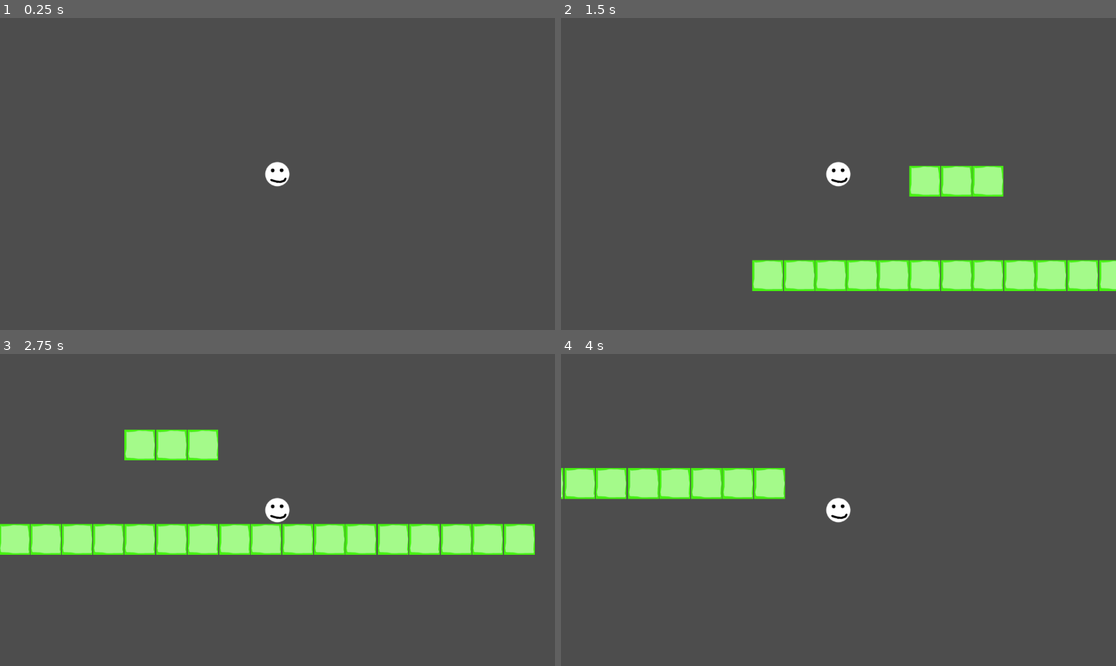
Above: before the commit, frames 1-4 (two rows, left to right).
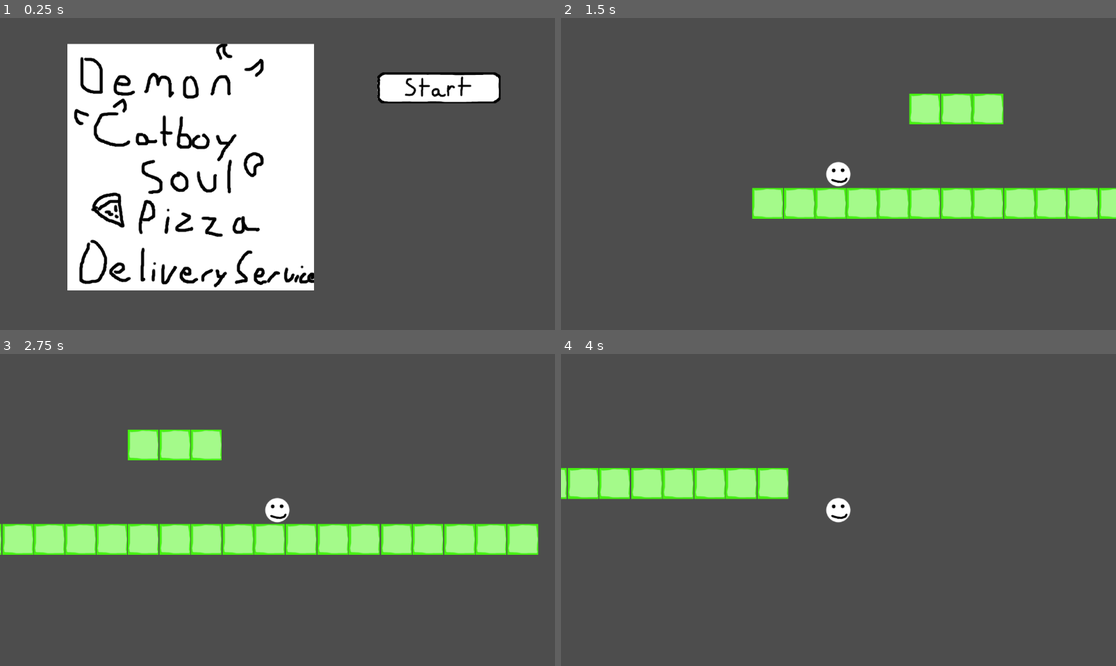
Above: after the commit, the same moments.

Repository: Slabity/LudumDare53
Game: Godot game, scene res://src/SceneTM/main_menu.tscn
Same seed, same stepped clock (60 frames per second), same inputs: the game is played once before the commit and once after it. Before the commit the project starts from res://src/SceneTM/main_level.tscn.
Inputs (mouse positions are in pixels of both pictures, inside the frame that each line leads up to):
- Up to frame 1 (0.25 s): no input
- Up to frame 2 (1.5 s): click (999, 86) at 0.52 s; tap Enter (ui_accept) at 1.25 s; move the mouse to (960, 158) at 1.27 s; hold Right (ui_right) from 1.28 s (still down); hold Shift from 1.28 s (still down); click (960, 158) at 1.42 s
- Up to frame 3 (2.75 s): tap Enter (ui_accept) at 1.52 s; release Right (ui_right) at 2 s; release Shift at 2 s; drag from (166, 525) to (249, 572) at 2.02 s
- Up to frame 4 (4 s): tap Enter (ui_accept) at 2.75 s; move the mouse to (894, 441) at 2.77 s; hold Right (ui_right) 2.78-3.5 s; tap Ctrl at 2.85 s; click (894, 441) at 2.92 s; drag from (810, 572) to (672, 463) at 3.52 s

The runs differ from the first frame. In frame 1, 37% of the frame differs, in the area x 12-91%, y 8-88%; in frame 2, 16%; in frame 3, 2.8%; in frame 4, 1.1%.

Commit message:
Basic menu
basic menu with an attempt at a transition animation that doesn't work

Diff:
--- /dev/null
+++ b/SceneTransition.gd
@@ -0,0 +1,17 @@
+extends ColorRect
+
+
+# Called when the node enters the scene tree for the first time.
+func _ready():
+	pass # Replace with function body.
+
+
+# Called every frame. 'delta' is the elapsed time since the previous frame.
+func _process(delta):
+	pass
+
+func change_scene(target: String) -> void:
+	$AnimationPlayer.play('Fade')
+	await $AnimationPlayer.animation_finished
+	get_tree().change_scene_to_file(target)
+	$AnimationPlayer.play_backwards('Fade')
--- a/project.godot
+++ b/project.godot
@@ -11,8 +11,12 @@
 [application]
 
 config/name="Ludum Dare 53"
-run/main_scene="res://src/SceneTM/main_level.tscn"
+run/main_scene="res://src/SceneTM/main_menu.tscn"
 config/features=PackedStringArray("4.0", "Forward Plus")
+
+[autoload]
+
+SceneTransition="*res://src/SceneTM/scene_transition.tscn"
 
 [editor_plugins]
 
--- /dev/null
+++ b/src/SceneTM/StartButton.gd
@@ -0,0 +1,14 @@
+extends TextureButton
+
+
+# Called when the node enters the scene tree for the first time.
+func _ready():
+	pass # Replace with function body.
+
+
+# Called every frame. 'delta' is the elapsed time since the previous frame.
+func _process(delta):
+	pass
+
+func _pressed():
+	get_tree().change_scene_to_file("res://src/SceneTM/main_level.tscn")
--- /dev/null
+++ b/src/SceneTM/main_menu.tscn
@@ -0,0 +1,21 @@
+[gd_scene load_steps=5 format=3 uid="uid://bgh2d1t4q5i8a"]
+
+[ext_resource type="Texture2D" uid="uid://dnhflf1ukug8g" path="res://src/Sprites/ALogoOfAllTime.png" id="1_nw2gp"]
+[ext_resource type="Texture2D" uid="uid://dcydcccis7t5y" path="res://src/Sprites/StartButtonAttempt1.png" id="2_elqvy"]
+[ext_resource type="Texture2D" uid="uid://xs4fw1c65ool" path="res://src/Sprites/StartButtonAttempt1Pressed.png" id="3_mag7s"]
+[ext_resource type="Script" path="res://src/SceneTM/StartButton.gd" id="4_0u2yb"]
+
+[node name="MainMenu" type="Node2D"]
+
+[node name="Sprite2D" type="Sprite2D" parent="."]
+position = Vector2(396, 310)
+texture = ExtResource("1_nw2gp")
+
+[node name="TextureButton" type="TextureButton" parent="."]
+offset_left = 783.0
+offset_top = 113.0
+offset_right = 1040.0
+offset_bottom = 177.0
+texture_normal = ExtResource("2_elqvy")
+texture_pressed = ExtResource("3_mag7s")
+script = ExtResource("4_0u2yb")
--- /dev/null
+++ b/src/SceneTM/scene_transition.tscn
@@ -0,0 +1,56 @@
+[gd_scene load_steps=5 format=3 uid="uid://blmscuhtfw2m0"]
+
+[ext_resource type="Script" path="res://SceneTransition.gd" id="1_nso4p"]
+
+[sub_resource type="Animation" id="Animation_lys3u"]
+resource_name = "Fade"
+length = 0.5
+tracks/0/type = "value"
+tracks/0/imported = false
+tracks/0/enabled = true
+tracks/0/path = NodePath(".:modulate")
+tracks/0/interp = 1
+tracks/0/loop_wrap = true
+tracks/0/keys = {
+"times": PackedFloat32Array(0, 0.5),
+"transitions": PackedFloat32Array(1, 1),
+"update": 0,
+"values": [Color(1, 1, 1, 0), Color(1, 1, 1, 1)]
+}
+
+[sub_resource type="Animation" id="Animation_lhrep"]
+length = 0.001
+tracks/0/type = "value"
+tracks/0/imported = false
+tracks/0/enabled = true
+tracks/0/path = NodePath(".:modulate")
+tracks/0/interp = 1
+tracks/0/loop_wrap = true
+tracks/0/keys = {
+"times": PackedFloat32Array(0),
+"transitions": PackedFloat32Array(1),
+"update": 0,
+"values": [Color(1, 1, 1, 0)]
+}
+
+[sub_resource type="AnimationLibrary" id="AnimationLibrary_pnx1p"]
+_data = {
+"Fade": SubResource("Animation_lys3u"),
+"RESET": SubResource("Animation_lhrep")
+}
+
+[node name="SceneTransition" type="ColorRect"]
+modulate = Color(1, 1, 1, 0)
+anchors_preset = 15
+anchor_right = 1.0
+anchor_bottom = 1.0
+grow_horizontal = 2
+grow_vertical = 2
+mouse_filter = 2
+color = Color(0, 0, 0, 1)
+script = ExtResource("1_nso4p")
+
+[node name="AnimationPlayer" type="AnimationPlayer" parent="."]
+libraries = {
+"": SubResource("AnimationLibrary_pnx1p")
+}
Binary file added: src/Sprites/ALogoOfAllTime.png
Not shown, added: src/Sprites/ALogoOfAllTime.png.import
Binary file added: src/Sprites/StartButtonAttempt1.png
Not shown, added: src/Sprites/StartButtonAttempt1.png.import
Binary file added: src/Sprites/StartButtonAttempt1Pressed.png
Not shown, added: src/Sprites/StartButtonAttempt1Pressed.png.import
